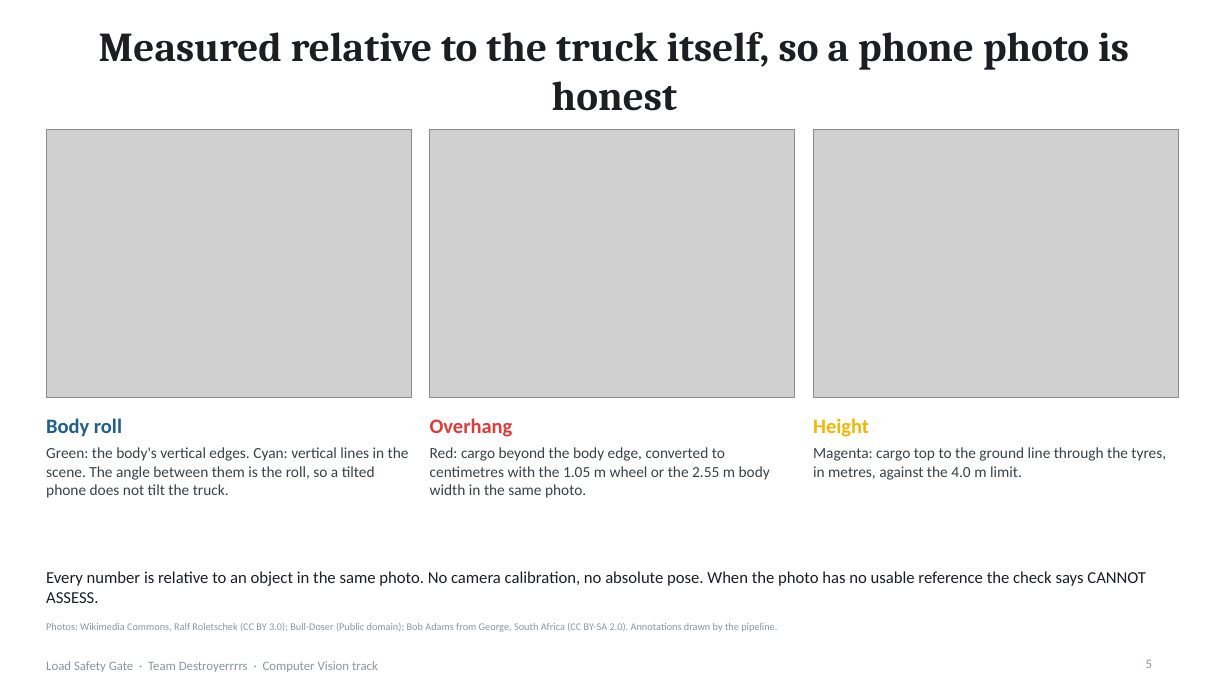
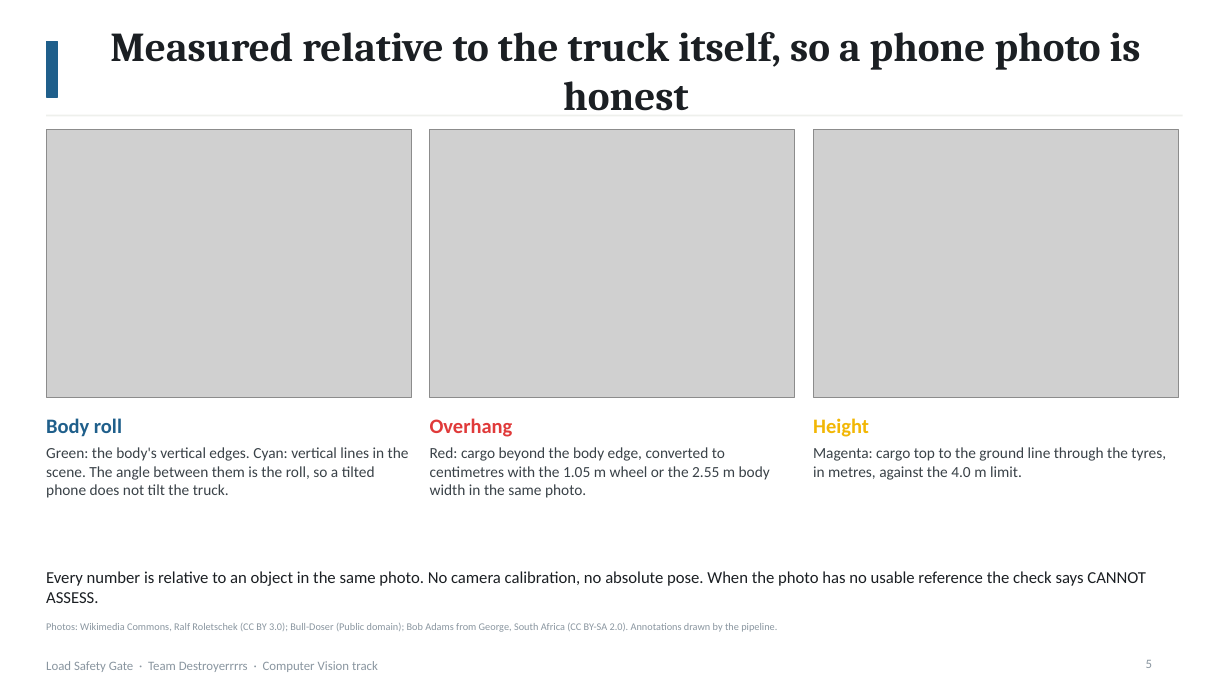
Before and after one commit to Winner-121/Destroyerrrrs_Final_Stage, a slide deck: slide 5 of deck/LoadSafetyGate_deck.pptx. Drawn at 1232x693 pixels with LibreOffice and Linux fonts; fonts in the diff are those of the drawing; grey boxes stand for pictures. Boxes give left, top, right and bottom in pixels: in the first picture for what was removed or moved away, otherwise in the second. Text is boxed around its words. In the diff, an @@ line names an element or a change of style, - is before the commit and + after.

```diff
--- a/deck/LoadSafetyGate_deck.pptx
+++ b/deck/LoadSafetyGate_deck.pptx
@@ rectangle added at bbox=[46, 42, 57, 97], fill #1F5F8B, outline #1F5F8B 1 pt @@
@@ title "Measured relative to the truck ...": place and size @@
-title "Measured relative to the truck ..." at bbox=[99, 32, 1129, 111]
+title "Measured relative to the truck ..." at bbox=[110, 32, 1141, 111]
@@ line added from (46, 116) to (1183, 116), #EEF0EC 1.5 pt @@
```
Also in this commit, not shown: 9 other slides changed, 1 slide added, 5 other files.
